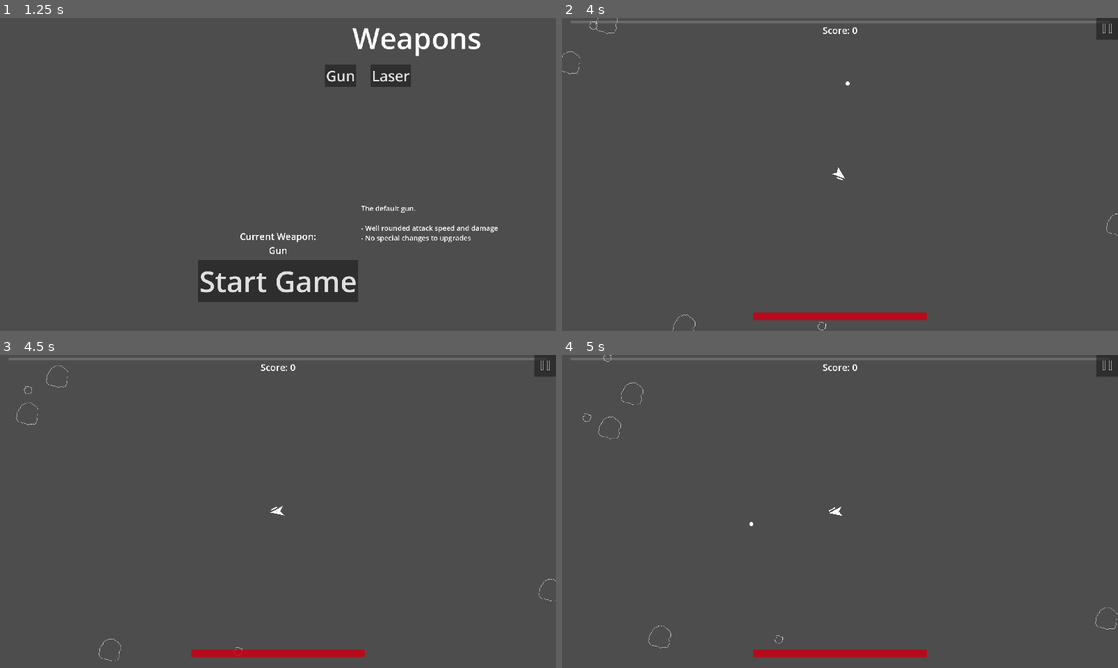
Above: before the commit, frames 1-4 (two rows, left to right).
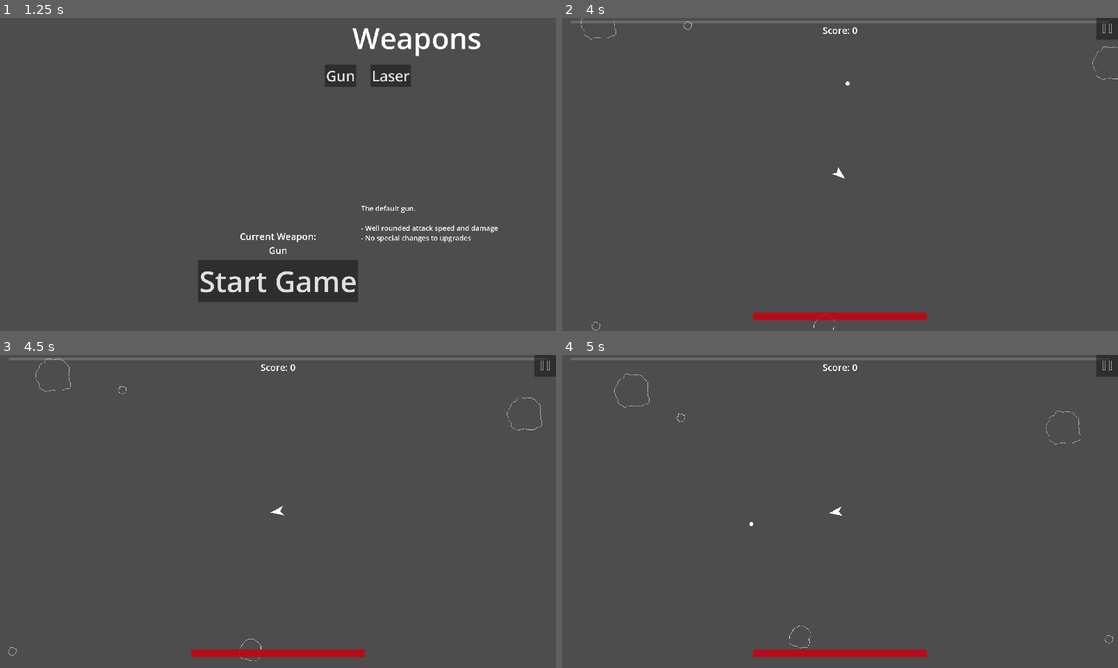
Above: after the commit, the same moments.

Repository: CoilSeb/AsteroidsPersonal
Game: Godot game, scene res://Scenes/Screens/Start Screen/StartScreen.tscn
Two runs of this game, one before a commit and one after it. Both use one fixed random seed, a clock stepped at 60 frames per second and the inputs below.
Inputs (mouse positions are in pixels of both pictures, inside the frame that each line leads up to):
- Up to frame 1 (1.25 s): click "Start Game" at 0.5 s
- Up to frame 2 (4 s): click "Start Game" at 1.25 s; click (1106, 27) at 2 s; click "Restart Game" at 2.75 s; tap Enter at 3.5 s; move the mouse to (962, 158) at 3.52 s; hold D (rotate_right) from 3.53 s (still down); hold Space (shoot) from 3.53 s (still down)
- Up to frame 3 (4.5 s): move the mouse to (166, 527) at 4.27 s; release D (rotate_right) at 4.28 s; release Space (shoot) at 4.28 s; hold S (move_backward) from 4.28 s (still down); click (166, 527) at 4.35 s
- Up to frame 4 (5 s): keep holding S (move_backward); tap Space (shoot) at 4.55 s

Frame 1 is identical in both runs. In frame 2, 0.2% of the frame differs, in the area x 0-100%, y 0-100%; in frame 3, 0.2%; in frame 4, 0.3%, in the area x 3-100%, y 0-94%.

Commit message:
Update game mechanics and enemy groups

Diff:
--- a/Global Scripts/Global.gd
+++ b/Global Scripts/Global.gd
@@ -75,7 +75,7 @@
 	counter_thrust = 0
 
 	can_shoot = true
-	burn_out = true
+	burn_out = false
 	match weapon:
 		"Gun":
 			damage = 10
--- a/Scenes/Asteroids/Big Asteroid/Big_Asteroid.tscn
+++ b/Scenes/Asteroids/Big Asteroid/Big_Asteroid.tscn
@@ -7,7 +7,7 @@
 [ext_resource type="Texture2D" uid="uid://cs4hs8gfxfsa6" path="res://Sprites/Asteroids/Big_Crack3-3.png.png" id="5_vawms"]
 [ext_resource type="Texture2D" uid="uid://cbo0cofmvltld" path="res://Sprites/Asteroids/Big_Crack4-4.png.png" id="6_d2254"]
 
-[node name="Big_Asteroid" type="Area2D"]
+[node name="Big_Asteroid" type="Area2D" groups=["Enemy"]]
 collision_layer = 4
 collision_mask = 2
 script = ExtResource("1_dbir2")
--- a/Scenes/Asteroids/Medium Asteroid/Medium_asteroid.tscn
+++ b/Scenes/Asteroids/Medium Asteroid/Medium_asteroid.tscn
@@ -5,7 +5,7 @@
 [ext_resource type="Texture2D" uid="uid://cbydhatam5uop" path="res://Sprites/Asteroids/Medium_Crack1-1.png.png" id="3_thcca"]
 [ext_resource type="Texture2D" uid="uid://4rchgfyuugy" path="res://Sprites/Asteroids/Medium_Crack2-2.png.png" id="4_qrexk"]
 
-[node name="Medium_Asteroid" type="Area2D" groups=["Asteroid"]]
+[node name="Medium_Asteroid" type="Area2D" groups=["Enemy"]]
 collision_layer = 4
 collision_mask = 2
 script = ExtResource("1_ux4n5")
--- a/Scenes/Asteroids/Small Asteroid/Small_asteroid.tscn
+++ b/Scenes/Asteroids/Small Asteroid/Small_asteroid.tscn
@@ -3,7 +3,7 @@
 [ext_resource type="Script" path="res://Scenes/Asteroids/Small Asteroid/Small_asteroid.gd" id="1_7qam3"]
 [ext_resource type="Texture2D" uid="uid://by42ob5hwsx85" path="res://Sprites/Asteroids/Small_Asteroid-3.png.png" id="2_oipfn"]
 
-[node name="Small_Asteroid" type="Area2D" groups=["Asteroid"]]
+[node name="Small_Asteroid" type="Area2D" groups=["Enemy"]]
 collision_layer = 4
 collision_mask = 2
 script = ExtResource("1_7qam3")
--- a/Scenes/Player/Player.gd
+++ b/Scenes/Player/Player.gd
@@ -79,7 +79,7 @@
 		$Burn_Out_Bar.max_value = burn_out_var
 		$Burn_Out_Bar.value = burn_out_time
 	if !Global.can_shoot && burn_out_time < burn_out_var && Global.burn_out:
-		$Burn_Out_Bar.tint_progress = Color(0, 0, 0)
+		$Burn_Out_Bar.tint_progress = Color(0.576, 0.576, 0.576)
 		burn_out_time += 0.75
 	if !Global.can_shoot && burn_out_time >= burn_out_var && Global.burn_out:
 		$Burn_Out_Bar.tint_progress = Color(255, 255, 255)
@@ -135,6 +135,12 @@
 		area.damage_asteroid(Global.collision_damage)
 		if area.health > 0:
 			velocity *= -0.5
+			if velocity.x > 0:
+				velocity.x += 50
+			elif velocity.x == 0:
+				velocity.x += 50
+			if velocity.y > 0:
+				velocity.y += 50
 		#call_deferred("destroy")
 		#immunity_timer.start(1)
 	if area.is_in_group("Medium_Asteroid"): #&& immunity_timer.get_time_left() == 0:
--- a/Scenes/Screens/GameScene/GameScene.gd
+++ b/Scenes/Screens/GameScene/GameScene.gd
@@ -4,22 +4,14 @@
 @onready var ScoreLabel = Ui.get_node("Score_Label")
 @onready var spawnTimer = $SpawnTimer
 @onready var wave_timer = $WaveTimer
-@onready var timer_wave = $Timer_Wave
-@onready var timer_wave2 = $Timer_Wave2
-@onready var timer_wave3 = $Timer_Wave3
-@onready var timer_wave4 = $Timer_Wave4
-@onready var timer_wave5 = $Timer_Wave5
-@onready var timer_wave6 = $Timer_Wave6
-@onready var timer_wave7 = $Timer_Wave7
-@onready var timer_wave8 = $Timer_Wave8
-@onready var timer_wave9 = $Timer_Wave9
-@onready var timer_wave10 = $Timer_Wave10
 
 var playerScene = preload("res://Scenes/Player/Player.tscn")
 var player = true
 var screen_size
 var wave_timer_time = 10
 var wave_time = 35
+var wave_num = 0
+var enemies
 
 var asteroid_scenes = {
 	0: preload("res://Scenes/Asteroids/Medium Asteroid/Medium_asteroid.tscn"),
@@ -45,6 +37,7 @@
 		player = true
 	#if wave_timer.time_left == 0:
 		#spawn_wave()
+	enemies = get_tree().get_nodes_in_group("Enemy")
 
 
 
@@ -60,14 +53,7 @@
 			#child.queue_free()
 
 
-func spawn_wave():
-	for i in range(5):
-		#print("asteroid spawned")
-		spawn_Asteroid()
-	timer_wave.start(wave_time)
-
-
-func spawn_Asteroid():
+func spawn_basic_Asteroid():
 	var new_asteroid = asteroid_scenes[randi_range(0,2)].instantiate()
 	add_child(new_asteroid)
 	new_asteroid.global_position = generate_spawn_point()
@@ -75,6 +61,7 @@
 
 func random_vector(left, right, bottom, top):
 	return Vector2(randf_range(left, right), randf_range(bottom, top))
+
 
 func generate_spawn_point():
 	var locations = [
@@ -89,70 +76,27 @@
 	]
 	return locations[randi_range(0,3)]
 
+
 func _on_spawn_timer_timeout():
-	spawn_Asteroid()
-	$SpawnTimer.wait_time = 15
+	spawn_wave()
 
 
-func _on_timer_wave_timeout():
-	for i in range(5):
-		spawn_Asteroid()
-	timer_wave2.start(wave_time)
-
-
-func _on_timer_wave_2_timeout():
-	for i in range(7):
-		spawn_Asteroid()
-	timer_wave3.start(wave_time)
-
-
-func _on_timer_wave_3_timeout():
-	for i in range(7):
-		spawn_Asteroid()
-	timer_wave4.start(wave_time)
-
-
-func _on_timer_wave_4_timeout():
-	for i in range(7):
-		spawn_Asteroid()
-	timer_wave5.start(wave_time)
-
-
-func _on_timer_wave_5_timeout():
-	for i in range(10):
-		spawn_Asteroid()
-	timer_wave6.start(wave_time)
-
-
-func _on_timer_wave_6_timeout():
-	for i in range(10):
-		spawn_Asteroid()
-	timer_wave7.start(wave_time)
-
-
-func _on_timer_wave_7_timeout():
-	for i in range(10):
-		spawn_Asteroid()
-	timer_wave8.start(wave_time)
-
-
-func _on_timer_wave_8_timeout():
-	for i in range(12):
-		spawn_Asteroid()
-	timer_wave9.start(wave_time)
-
-
-func _on_timer_wave_9_timeout():
-	for i in range(10):
-		spawn_Asteroid()
-	timer_wave10.start(wave_time)
-
-
-func _on_timer_wave_10_timeout():
-	for i in range(10):
-		spawn_Asteroid()
-	timer_wave10.start(20)
-
-
-func _on_wave_timer_timeout():
-	spawn_wave()
+func spawn_wave():
+	if wave_num == 0 && enemies.size() == 0:
+		wave_num += 1
+		for i in range(5):
+			print("asteroid spawned")
+			spawn_basic_Asteroid()
+		return
+	if wave_num == 1 && enemies.size() == 0:
+		wave_num += 1
+		for i in range(10):
+			#print("asteroid spawned")
+			spawn_basic_Asteroid()
+		return
+	if wave_num == 2 && enemies.size() == 0:
+		wave_num += 1
+		for i in range(10):
+			#print("asteroid spawned")
+			spawn_basic_Asteroid()
+		return
--- a/Scenes/Screens/GameScene/GameScene.tscn
+++ b/Scenes/Screens/GameScene/GameScene.tscn
@@ -18,45 +18,5 @@
 one_shot = true
 autostart = true
 
-[node name="Timer_Wave" type="Timer" parent="."]
-one_shot = true
-
-[node name="Timer_Wave2" type="Timer" parent="."]
-one_shot = true
-
-[node name="Timer_Wave3" type="Timer" parent="."]
-one_shot = true
-
-[node name="Timer_Wave4" type="Timer" parent="."]
-one_shot = true
-
-[node name="Timer_Wave5" type="Timer" parent="."]
-one_shot = true
-
-[node name="Timer_Wave6" type="Timer" parent="."]
-one_shot = true
-
-[node name="Timer_Wave7" type="Timer" parent="."]
-one_shot = true
-
-[node name="Timer_Wave8" type="Timer" parent="."]
-one_shot = true
-
-[node name="Timer_Wave9" type="Timer" parent="."]
-one_shot = true
-
-[node name="Timer_Wave10" type="Timer" parent="."]
-one_shot = true
-
 [connection signal="timeout" from="SpawnTimer" to="." method="_on_spawn_timer_timeout"]
 [connection signal="timeout" from="WaveTimer" to="." method="_on_wave_timer_timeout"]
-[connection signal="timeout" from="Timer_Wave" to="." method="_on_timer_wave_timeout"]
-[connection signal="timeout" from="Timer_Wave2" to="." method="_on_timer_wave_2_timeout"]
-[connection signal="timeout" from="Timer_Wave3" to="." method="_on_timer_wave_3_timeout"]
-[connection signal="timeout" from="Timer_Wave4" to="." method="_on_timer_wave_4_timeout"]
-[connection signal="timeout" from="Timer_Wave5" to="." method="_on_timer_wave_5_timeout"]
-[connection signal="timeout" from="Timer_Wave6" to="." method="_on_timer_wave_6_timeout"]
-[connection signal="timeout" from="Timer_Wave7" to="." method="_on_timer_wave_7_timeout"]
-[connection signal="timeout" from="Timer_Wave8" to="." method="_on_timer_wave_8_timeout"]
-[connection signal="timeout" from="Timer_Wave9" to="." method="_on_timer_wave_9_timeout"]
-[connection signal="timeout" from="Timer_Wave10" to="." method="_on_timer_wave_10_timeout"]
